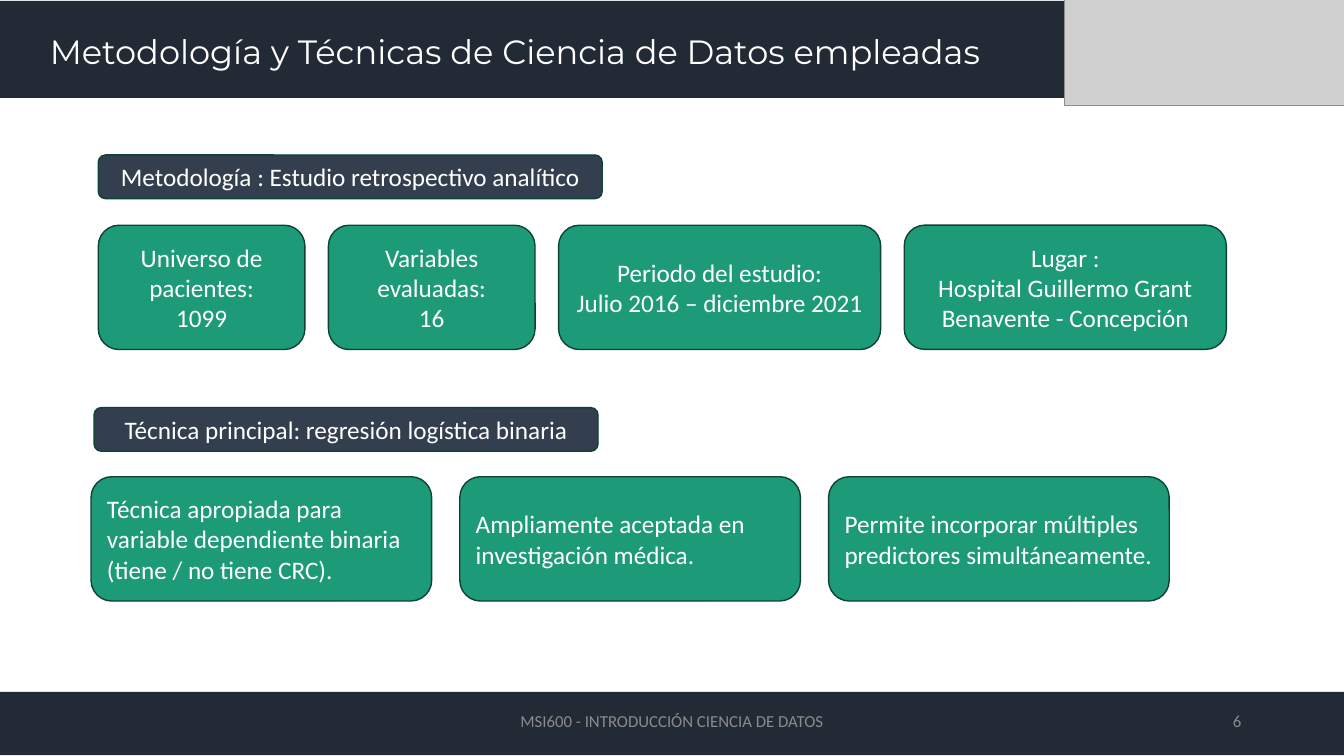
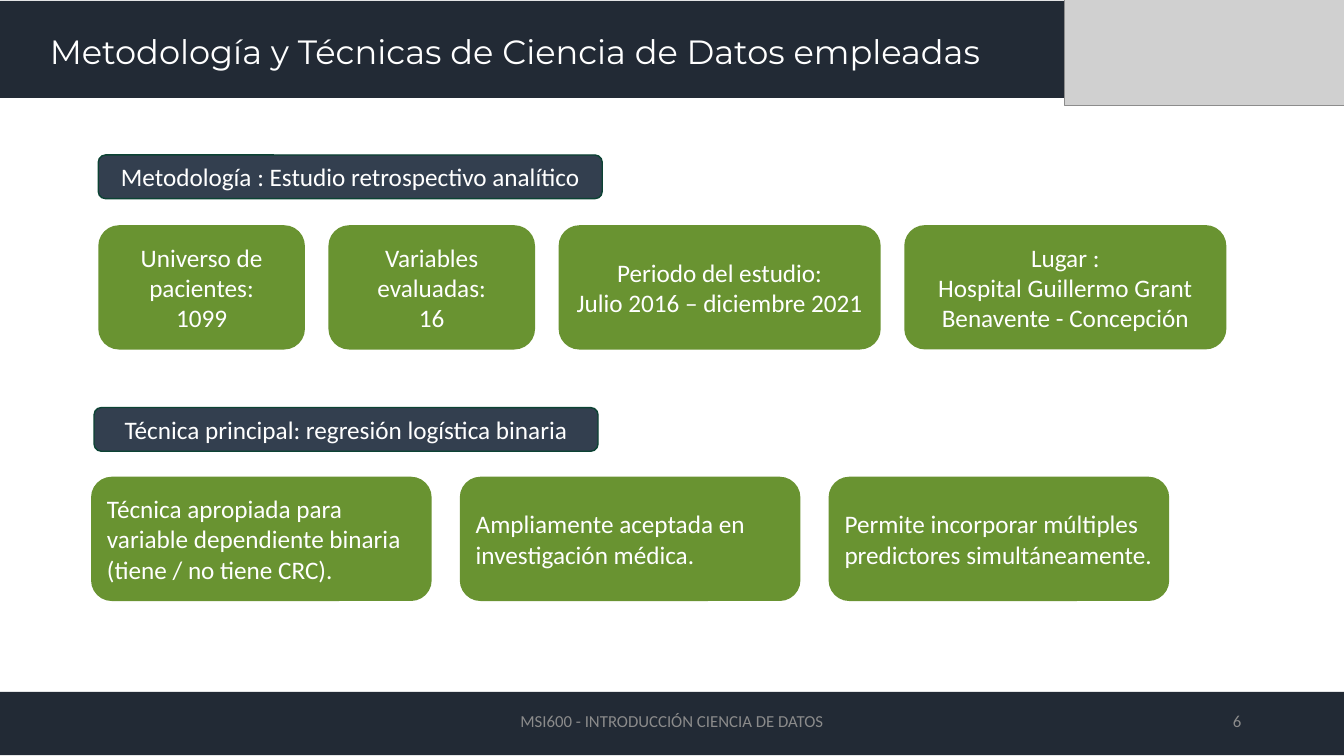
Before and after one commit to bguzmanm/MII-Ciencia-Datos-T001, a slide deck: slide 6 of material/PRESENTACION/cienciadedatosaplicada_investigacion.pptx. Drawn at 1344x756 pixels with LibreOffice and Linux fonts; fonts in the diff are those of the drawing; grey boxes stand for pictures. Boxes give left, top, right and bottom in pixels: in the first picture for what was removed or moved away, otherwise in the second. Text is boxed around its words. In the diff, an @@ line names an element or a change of style, - is before the commit and + after.

```diff
--- a/material/PRESENTACION/cienciadedatosaplicada_investigacion.pptx
+++ b/material/PRESENTACION/cienciadedatosaplicada_investigacion.pptx
@@ fill #1D9A78 to #699331; outline #0D4335 1 pt to none in 7 elements at (98,225,304,349), (329,225,535,349), (559,225,881,349), (91,477,432,601), (460,477,801,601), (829,477,1170,601), (904,225,1227,349) @@
```
Also in this commit, not shown: 8 other slides changed.
